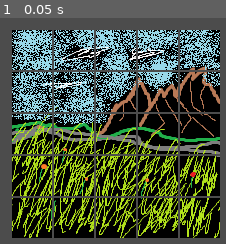
Above: before the commit, frame 1.
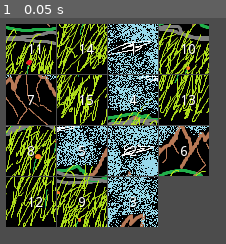
Above: after the commit, the same moment.

Repository: ZeeHatcher/project-dreams
Game: Godot game, scene res://scenes/minigames/slide_puzzle/board.tscn
Same seed, same stepped clock (60 frames per second), same inputs: the game is played once before the commit and once after it. This scene is started directly instead of the project's main scene.
Inputs:
- Up to frame 1 (0.05 s): no input

The runs differ from the first frame. In frame 1, 68% of the frame differs, in the area x 2-98%, y 2-98%.

Commit message:
Actually working sliding puzzle

Diff:
--- a/scenes/minigames/elevator_ride/elevator_ride.gd
+++ b/scenes/minigames/elevator_ride/elevator_ride.gd
@@ -63,10 +63,6 @@
 	_elevator.disconnect("stopped", self, "_on_Elevator_stopped_at_entrance")
 
 
-func _on_ElevatorRide_end(success):
-	MapData.save_minigame_result(Globals.Minigames.ELEVATOR_RIDE, success)
-
-
 func _spawn_passenger():
 	var passenger = PassengerScene.instance()
 	passenger.position = _spawn_point.position
--- a/scenes/minigames/slide_puzzle/board.gd
+++ b/scenes/minigames/slide_puzzle/board.gd
@@ -7,30 +7,28 @@
 
 
 var tile_scene: PackedScene = preload("res://scenes/minigames/slide_puzzle/tile.tscn")
-var tiles: Array
-var board: Array
+var tiles: Array # sorted 0 - grid_size ^2
+var board: Array # [column][row] -> tile
 
 onready var puzzle_image = $"%PuzzleImage"
 
 
+func _ready():
+	create_tiles()
+	shuffle_board()
+	update_board()
 
-func _ready():
-	create_board()
+	print(is_board_solved())
 
 
-func create_board():
-	# tile pos an size
-	var current_x: float = grid_position.x + tile_margin
-	var current_y: float = grid_position.y + tile_margin
-	var width: float = puzzle_image.texture.get_width() / grid_size
-	var height: float = puzzle_image.texture.get_height() / grid_size
-
-	# create tiles
+func create_tiles():
 	for i in range(grid_size * grid_size):
 		# instantiate tile
 		var tile = tile_scene.instance()
-		tile.position = Vector2(current_x, current_y)
+		tile.number = i
+		tile.grid_position = Vector2(99, 99) # place outside of screen by default
 		add_child(tile)
+		tile.connect("tile_clicked", self, "on_tile_clicked")
 		tiles.append(tile)
 
 		# set texture
@@ -40,27 +38,124 @@
 		tile_sprite.vframes = grid_size
 		tile_sprite.frame = i
 
-		# get next position
-		if (i + 1) % grid_size > 0:
-			current_x += width + (2 * tile_margin)
-
-		else:
-			# jump line
-			current_y += height + (2 * tile_margin)
-			current_x = grid_position.x + tile_margin
+		# set shape
+		tile.shape.extents = puzzle_image.texture.get_size() / grid_size / 2
 
 
-func create_tiles():
-	for i in range(grid_size * grid_size):
-		# instantiate tile
-		var tile = tile_scene.instance()
-		tile.number = i
-		add_child(tile)
-		tiles.append(tile)
+func shuffle_board():
+	var tiles_copy = tiles.duplicate()
+	tiles_copy.shuffle()
 
-		# set texture
-		var tile_sprite: Sprite = tile.sprite
-		tile_sprite.texture = puzzle_image.texture
-		tile_sprite.hframes = grid_size
-		tile_sprite.vframes = grid_size
-		tile_sprite.frame = i
+	for c in range(grid_size):
+		var column: Array
+		for r in range(grid_size):
+			var tile = tiles_copy.pop_front()
+			tile.grid_position = Vector2(c, r)
+			column.append(tile)
+
+		board.append(column)
+
+
+	# delete last tile
+	board[grid_size - 1][grid_size - 1].grid_position = Vector2(99,99)
+	board[grid_size - 1][grid_size - 1] = null
+
+
+
+func update_board():
+	# tile pos an size
+	var width: float = puzzle_image.texture.get_width() / grid_size
+	var height: float = puzzle_image.texture.get_height() / grid_size
+
+	# set position
+	for i in range(tiles.size()):
+		tiles[i].position.x = (tiles[i].grid_position.x * width) + (tile_margin * tiles[i].grid_position.x) + grid_position.x
+		tiles[i].position.y = (tiles[i].grid_position.y * height) + (tile_margin * tiles[i].grid_position.y) + grid_position.y
+
+
+func on_tile_clicked(number, grid_position):
+	move_tile(number, grid_position)
+	update_board()
+
+	if is_board_solved():
+		print("hurray")
+	update_board()
+
+
+func move_tile(number: int, grid_position: Vector2):
+	var tile = board[grid_position.x][grid_position.y]
+
+	# not on right side of board
+	if grid_position.x < grid_size - 1:
+		# check right
+		if board[grid_position.x + 1][grid_position.y] == null:
+			# move right
+			board[grid_position.x + 1][grid_position.y] = tile
+			tile.grid_position = Vector2(grid_position.x + 1, grid_position.y)
+			board[grid_position.x][grid_position.y] = null
+			print("moved right")
+			return
+
+	# not on left side of board
+	if grid_position.x > 0:
+		# check left
+		if board[grid_position.x - 1][grid_position.y] == null:
+			# move left
+			board[grid_position.x - 1][grid_position.y] = tile
+			tile.grid_position = Vector2(grid_position.x - 1, grid_position.y)
+			board[grid_position.x][grid_position.y] = null
+			print("moved left")
+			return
+
+	# not on top side of board
+	if grid_position.y > 0:
+		# check up
+		if board[grid_position.x][grid_position.y - 1] == null:
+			# move up
+			board[grid_position.x][grid_position.y - 1] = tile
+			tile.grid_position = Vector2(grid_position.x, grid_position.y - 1)
+			board[grid_position.x][grid_position.y] = null
+			print("moved up")
+			return
+
+	# not on bottom side of board
+	if grid_position.y < grid_size - 1:
+		# check down
+		if board[grid_position.x][grid_position.y + 1] == null:
+			# move down
+			board[grid_position.x][grid_position.y + 1] = tile
+			tile.grid_position = Vector2(grid_position.x, grid_position.y + 1)
+			board[grid_position.x][grid_position.y] = null
+			print("moved down")
+			return
+
+
+func is_board_solved() -> bool:
+	var missing_tiles: Array
+	var count = 0
+	for y in range(grid_size):
+		for x in range(grid_size):
+			print("checking x:", x, "y:", y, " = ", board[x][y])
+			if board[x][y] != null:
+				if board[x][y].number != count:
+					print("tile wrong at ", count, " (", board[x][y].number,")")
+					return false
+			else:
+				missing_tiles.append(count)
+
+			count += 1
+
+	# board is solved
+	# fill missing tiles
+	count = 0
+	for y in range(grid_size):
+		for x in range(grid_size):
+			if missing_tiles.has(count):
+				var tile = tiles[count]
+				tile.grid_position = Vector2(x, y)
+				board[x][y] = tile
+
+			count += 1
+
+
+	return true
--- a/scenes/minigames/slide_puzzle/board.tscn
+++ b/scenes/minigames/slide_puzzle/board.tscn
@@ -6,6 +6,7 @@
 
 [node name="Board" type="Node2D"]
 script = ExtResource( 3 )
+grid_size = 4
 
 [node name="Background" type="Sprite" parent="."]
 visible = false
@@ -13,7 +14,7 @@
 texture = ExtResource( 1 )
 
 [node name="Camera2D" type="Camera2D" parent="."]
-position = Vector2( 160, 120 )
+position = Vector2( 320, 180 )
 
 [node name="PuzzleImage" type="Sprite" parent="."]
 unique_name_in_owner = true
--- a/scenes/minigames/slide_puzzle/tile.gd
+++ b/scenes/minigames/slide_puzzle/tile.gd
@@ -1,14 +1,20 @@
 extends Node2D
 
 
-signal clicked(number)
+signal tile_clicked(number, grid_position)
 
 var number: int
+var grid_position: Vector2
 
 onready var sprite: Sprite = $"%Sprite"
 onready var shape: RectangleShape2D = $"%CollisionShape2D".shape
+onready var label: Label = $"%Label"
+
+
+func _ready():
+	label.text = str(number)
 
 
 func _on_Tile_input_event(viewport: Node, event: InputEvent, shape_idx: int) -> void:
 	if (event is InputEventMouseButton && event.pressed):
-		emit_signal("clicked")
+		emit_signal("tile_clicked", number, grid_position)
--- a/scenes/minigames/slide_puzzle/tile.tscn
+++ b/scenes/minigames/slide_puzzle/tile.tscn
@@ -14,4 +14,13 @@
 unique_name_in_owner = true
 shape = SubResource( 1 )
 
+[node name="Label" type="Label" parent="."]
+unique_name_in_owner = true
+margin_left = -4.0
+margin_top = -6.0
+margin_right = 36.0
+margin_bottom = 8.0
+custom_colors/font_color_shadow = Color( 0, 0, 0, 1 )
+text = "1"
+
 [connection signal="input_event" from="." to="." method="_on_Tile_input_event"]
